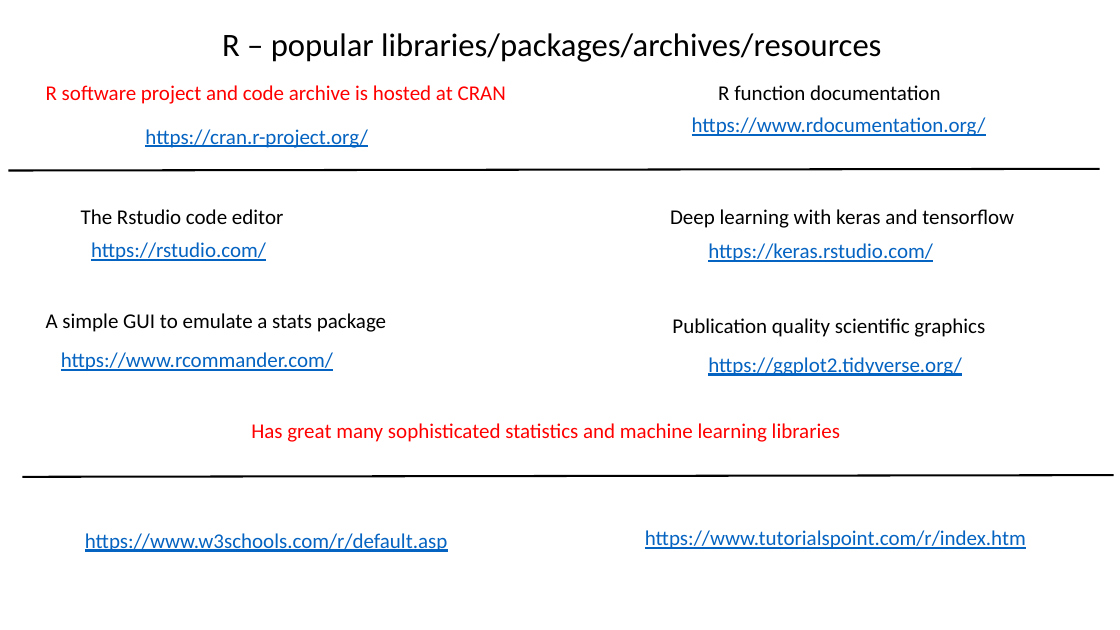
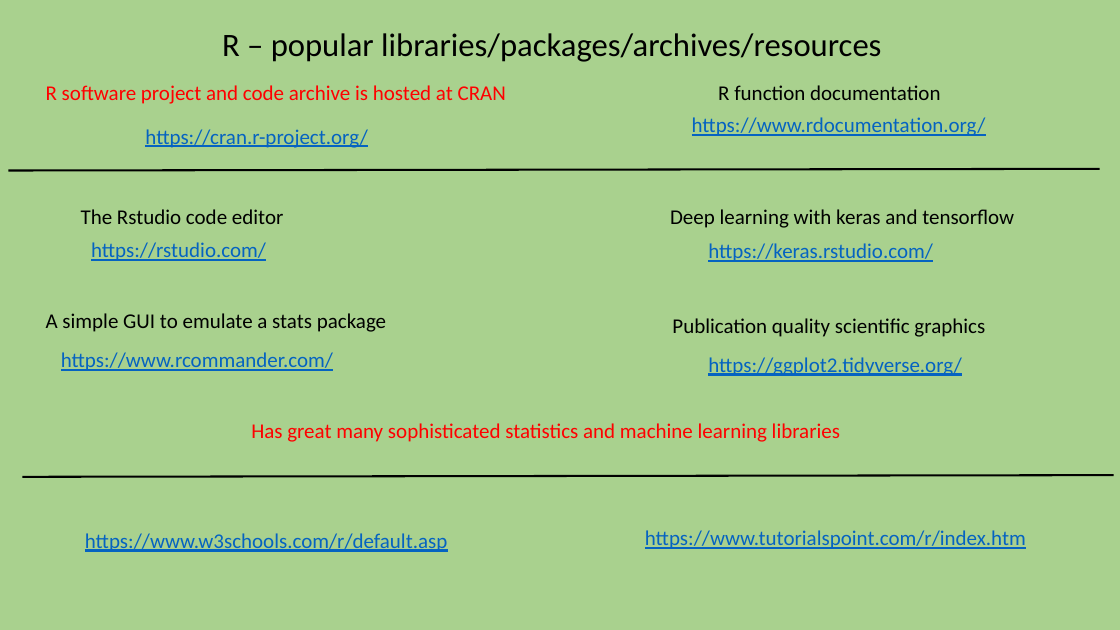
Before and after one commit to gbabbitt/RocASAsamples, a slide deck: slide 4 of UPSTAT-2012_tutorial.pptx (slide 5 before the commit). Drawn at 1120x630 pixels with LibreOffice and Linux fonts; fonts in the diff are those of the drawing. Boxes give left, top, right and bottom in pixels: in the first picture for what was removed or moved away, otherwise in the second. Text is boxed around its words. In the diff, an @@ line names an element or a change of style, - is before the commit and + after.

```diff
--- a/UPSTAT-2012_tutorial.pptx
+++ b/UPSTAT-2012_tutorial.pptx
@@ background #FFFFFF to #A9D18E @@
```
Also in this commit, not shown: 11 other slides changed, 1 slide added, 1 slide removed.
